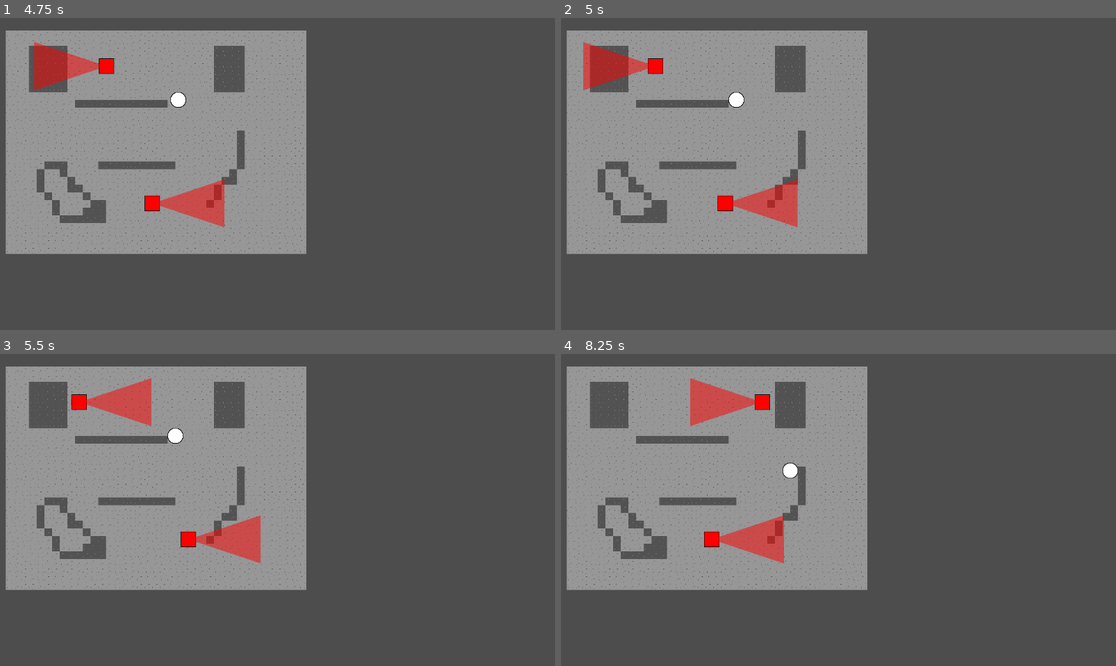
Above: before the commit, frames 1-4 (two rows, left to right).
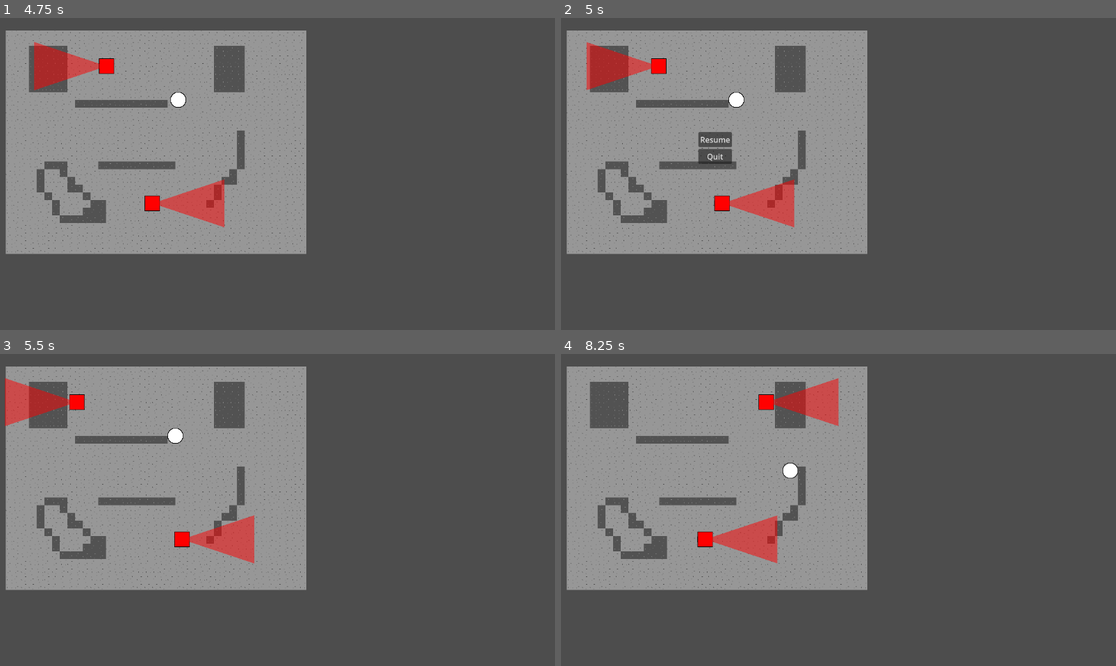
Above: after the commit, the same moments.

Repository: Silvester56/splintershape
Game: Godot game, scene res://scenes/main_menu.tscn
Same seed, same stepped clock (60 frames per second), same inputs: the game is played once before the commit and once after it.
Inputs (mouse positions are in pixels of both pictures, inside the frame that each line leads up to):
- Up to frame 1 (4.75 s): click "Play" at 0.5 s; hold D (right) 1.28-2.03 s; tap Space (action) every 0.75 s from 1.35 to 4.35 s; hold S (down) 2.03-2.78 s; hold D (right) 2.78-3.53 s; hold W (up) 3.53-4.28 s; hold A (left) from 4.28 s (still down)
- Up to frame 2 (5 s): keep holding A (left); tap Escape (pause, bound only after the commit) at 4.9 s
- Up to frame 3 (5.5 s): release A (left) at 5 s; click (155, 475) at 5 s, where only the run after the commit has a clickable "Resume"
- Up to frame 4 (8.25 s): hold A (left) 5.78-6.53 s; tap Space (action) every 0.75 s from 5.85 to 8.1 s; hold S (down) 6.53-7.28 s; hold D (right) 7.28-8.03 s; hold W (up) from 8.03 s (still down)

Frame 1 is identical in both runs. In frame 2, 1.1% of the frame differs, in the area x 4-43%, y 7-68%; in frame 3, 2.5%; in frame 4, 2.6%, in the area x 23-51%, y 7-68%.

Commit message:
Add basic pause menu

Diff:
--- a/project.godot
+++ b/project.godot
@@ -42,6 +42,11 @@
 "events": [Object(InputEventKey,"resource_local_to_scene":false,"resource_name":"","device":-1,"window_id":0,"alt_press …(191 unchanged characters)…
 ]
 }
+pause={
+"deadzone": 0.5,
+"events": [Object(InputEventKey,"resource_local_to_scene":false,"resource_name":"","device":-1,"window_id":0,"alt_pressed":false,"shift_pressed":false,"ctrl_pressed":false,"meta_pressed":false,"pressed":false,"keycode":0,"physical_keycode":4194305,"key_label":0,"unicode":0,"location":0,"echo":false,"script":null)
+]
+}
 
 [rendering]
 
--- a/scenes/main.tscn
+++ b/scenes/main.tscn
@@ -1,9 +1,11 @@
-[gd_scene load_steps=9 format=4 uid="uid://bjua8wu4vbrcv"]
+[gd_scene load_steps=11 format=4 uid="uid://bjua8wu4vbrcv"]
 
+[ext_resource type="Script" path="res://scripts/main.gd" id="1_2hkgr"]
 [ext_resource type="Script" path="res://scripts/player.gd" id="1_3bvv6"]
 [ext_resource type="Texture2D" uid="uid://cqccpgy08hl55" path="res://assets/characters.png" id="2_3ypwl"]
 [ext_resource type="Texture2D" uid="uid://cjibbjqxkl72k" path="res://assets/concrete.png" id="2_vp8rr"]
 [ext_resource type="PackedScene" uid="uid://bfi2drpl03l7y" path="res://scenes/enemy.tscn" id="4_x3k22"]
+[ext_resource type="Script" path="res://scripts/pause_menu.gd" id="6_netim"]
 
 [sub_resource type="CircleShape2D" id="CircleShape2D_6nioo"]
 radius = 16.0
@@ -33,6 +35,7 @@
 
 [node name="Main" type="Node2D"]
 position = Vector2(300, 250)
+script = ExtResource("1_2hkgr")
 
 [node name="Player" type="CharacterBody2D" parent="."]
 collision_layer = 2
@@ -62,3 +65,40 @@
 
 [node name="Enemy2" parent="." instance=ExtResource("4_x3k22")]
 position = Vector2(-81, -150)
+
+[node name="PauseMenu" type="Control" parent="."]
+process_mode = 2
+visible = false
+layout_mode = 3
+anchors_preset = 0
+offset_right = 40.0
+offset_bottom = 40.0
+script = ExtResource("6_netim")
+
+[node name="MarginContainer" type="MarginContainer" parent="PauseMenu"]
+layout_mode = 1
+anchors_preset = 8
+anchor_left = 0.5
+anchor_top = 0.5
+anchor_right = 0.5
+anchor_bottom = 0.5
+offset_left = -35.0
+offset_top = -33.0
+offset_right = 35.0
+offset_bottom = 33.0
+grow_horizontal = 2
+grow_vertical = 2
+
+[node name="VBoxContainer" type="VBoxContainer" parent="PauseMenu/MarginContainer"]
+layout_mode = 2
+
+[node name="Resume" type="Button" parent="PauseMenu/MarginContainer/VBoxContainer"]
+layout_mode = 2
+text = "Resume"
+
+[node name="Quit" type="Button" parent="PauseMenu/MarginContainer/VBoxContainer"]
+layout_mode = 2
+text = "Quit"
+
+[connection signal="pressed" from="PauseMenu/MarginContainer/VBoxContainer/Resume" to="PauseMenu" method="_on_resume_pressed"]
+[connection signal="pressed" from="PauseMenu/MarginContainer/VBoxContainer/Quit" to="PauseMenu" method="_on_quit_pressed"]
--- /dev/null
+++ b/scripts/main.gd
@@ -0,0 +1,17 @@
+extends Node2D
+
+@onready var pauseMenu = $PauseMenu
+var paused = false
+
+func _process(delta: float) -> void:
+	if Input.is_action_just_pressed("pause"):
+		pause()
+
+func pause():
+	if paused:
+		pauseMenu.hide()
+		get_tree().paused = false
+	else:
+		pauseMenu.show()
+		get_tree().paused = true
+	paused = !paused
--- /dev/null
+++ b/scripts/pause_menu.gd
@@ -0,0 +1,7 @@
+extends Control
+
+func _on_resume_pressed() -> void:
+	$"..".pause()
+
+func _on_quit_pressed() -> void:
+	get_tree().quit()
